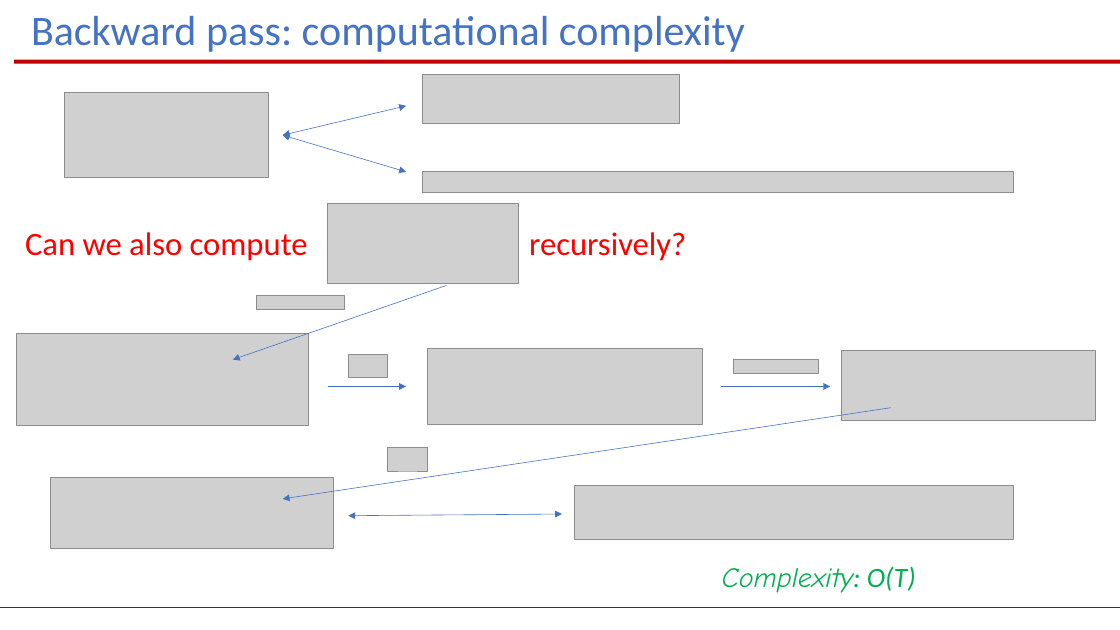
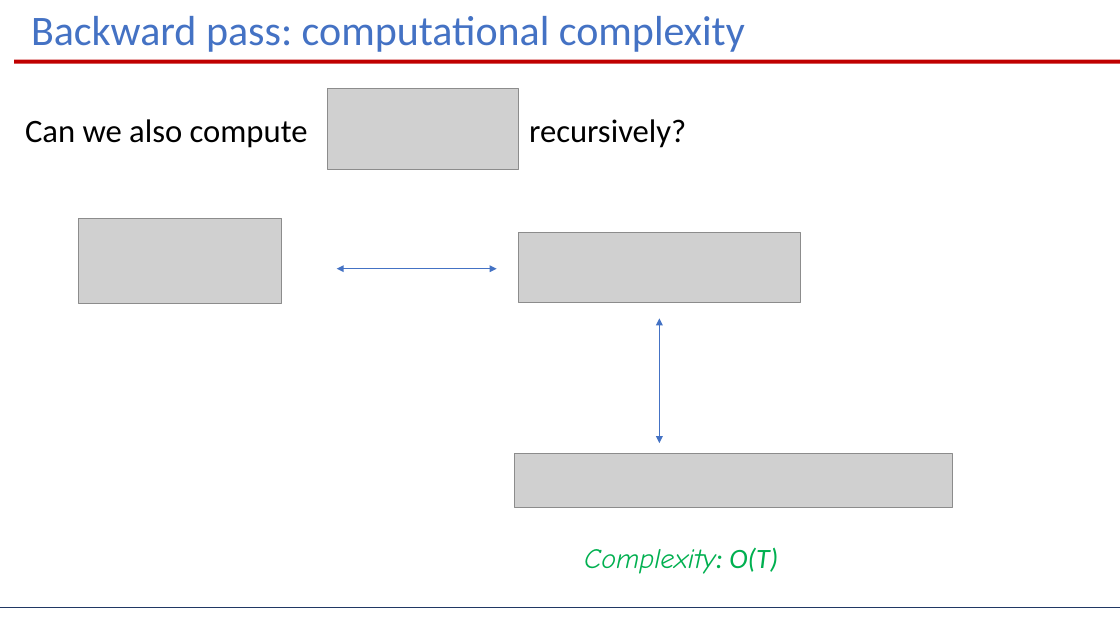
Before and after one commit to PatrykBBB/dl-sysid-eeci2025, a slide deck: slide 10 of lessons/05_dynonet/dynoNet.pptx. Drawn at 1120x630 pixels with LibreOffice and Linux fonts; fonts in the diff are those of the drawing; grey boxes stand for pictures. Boxes give left, top, right and bottom in pixels: in the first picture for what was removed or moved away, otherwise in the second. Text is boxed around its words. In the diff, an @@ line names an element or a change of style, - is before the commit and + after.

```diff
--- a/lessons/05_dynonet/dynoNet.pptx
+++ b/lessons/05_dynonet/dynoNet.pptx
@@ picture added at [328,88,518,169] @@
@@ picture removed at [423,75,681,124] @@
@@ text "Can we also compute recursively?": place and size @@
-text "Can we also compute recursively?" at [25,232,686,261]
+text "Can we also compute recursively?" at [25,119,686,148]
@@ text "Can we also compute recursively?" at [25,119,686,148]: text colour #FF0000 to #000000 @@
@@ picture removed at [64,93,269,178] @@
@@ double arrow removed from (282, 135) to (406, 106) @@
@@ double arrow removed from (282, 135) to (406, 172) @@
@@ picture removed at [423,172,1013,193] @@
@@ picture removed at [328,203,518,283] @@
@@ picture added at [79,218,282,304] @@
@@ picture: place and size @@
-picture at [50,478,333,549]
+picture at [518,232,801,302]
@@ double arrow moved from (349, 516) - (562, 514) to (337, 269) - (497, 269) @@
@@ arrow removed from (446, 286) to (233, 360) @@
@@ picture removed at [257,295,344,309] @@
@@ double arrow added from (660, 444) to (660, 318), #4472C4 0.5 pt @@
@@ picture removed at [17,334,309,426] @@
@@ picture removed at [349,355,388,378] @@
@@ picture removed at [428,349,702,425] @@
@@ picture removed at [841,350,1095,421] @@
@@ arrow removed from (328, 386) to (406, 386) @@
@@ arrow removed from (722, 386) to (831, 386) @@
@@ picture removed at [734,360,818,374] @@
@@ arrow removed from (891, 408) to (282, 499) @@
@@ picture removed at [388,448,428,471] @@
@@ picture: place and size @@
-picture at [575,486,1013,539]
+picture at [514,454,953,507]
@@ text "Complexity: O(T)": place and size @@
-text "Complexity: O(T)" at [722,566,916,593]
+text "Complexity: O(T)" at [584,547,778,574]
```
Also in this commit, not shown: 3 other slides changed, 1 other file.
